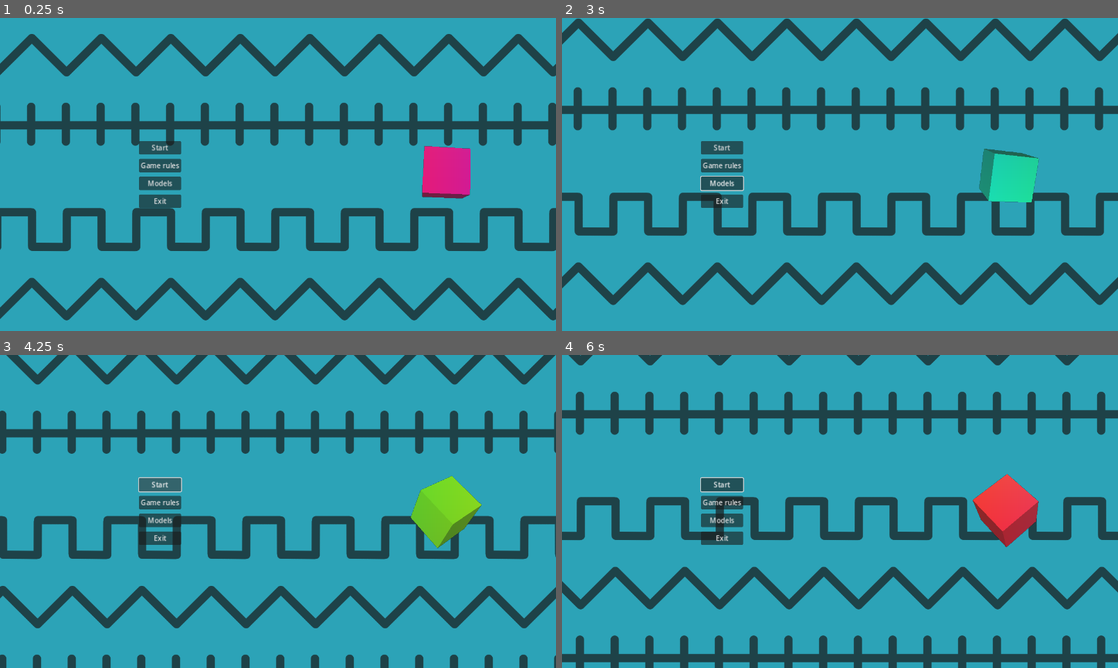
Above: before the commit, frames 1-4 (two rows, left to right).
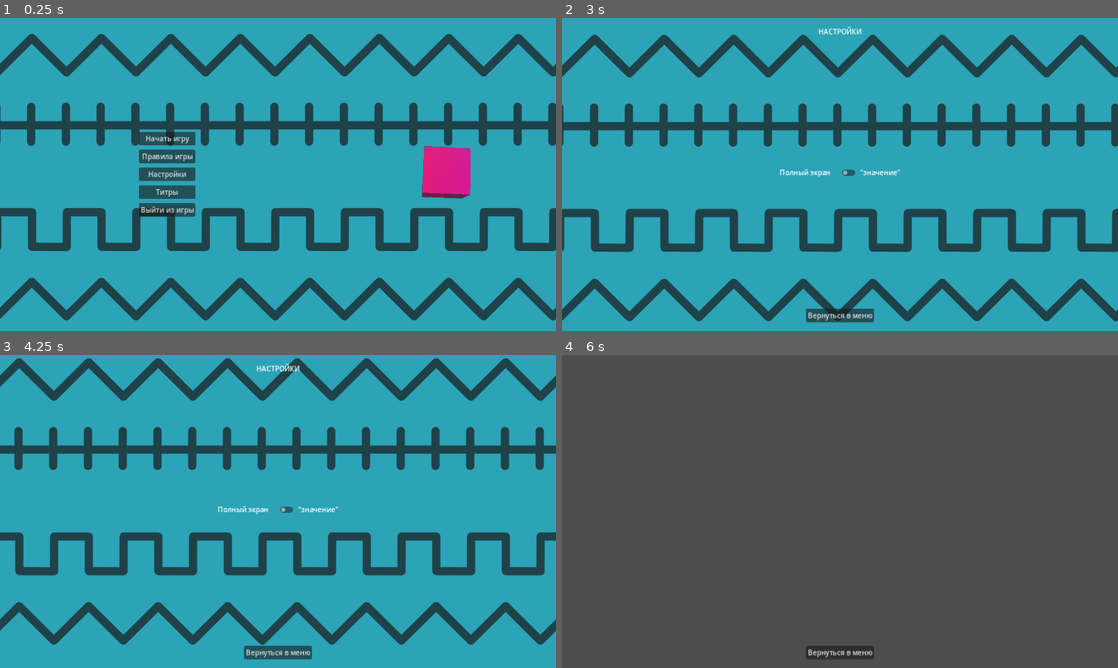
Above: after the commit, the same moments.

Repository: Salenhard/Interactive-graphic-systems
Game: Godot game, scene res://Scenes/main_menu.tscn
The game is run twice, just before and just after one commit, with the same random seed, the same clock (stepped at 60 frames per second) and the same inputs.
Inputs (mouse positions are in pixels of both pictures, inside the frame that each line leads up to):
- Up to frame 1 (0.25 s): no input
- Up to frame 2 (3 s): click "Game rules" (after the commit: "Правила игры") at 0.5 s; click "Вернуться в меню" at 1.25 s; click (723, 183) at 2 s, where only the run before the commit has a clickable "Models"; click (728, 174) at 2.75 s, where only the run after the commit has a clickable "Настройки"
- Up to frame 3 (4.25 s): click (161, 483) at 3.5 s, where only the run before the commit has a clickable "Start"
- Up to frame 4 (6 s): click (723, 483) at 4.25 s, where only the run before the commit has a clickable "Start"; click (840, 652) at 5 s, where only the run after the commit has a clickable "Вернуться в меню"; click (728, 530) at 5.75 s, where only the run after the commit has a clickable "Титры"

The runs differ from the first frame. In frame 1, 1.8% of the frame differs, in the area x 25-36%, y 36-64%; in frame 2, 32%; in frame 3, 31%; in frame 4, 100%, in the area x 0-100%, y 0-100%.

Commit message:
Main scene:
Changed:
> Rusificated
Added:
+ Titles, settings buttons

Diff:
--- a/Lab-s/3/Godot/Scenes/main_menu_ui.tscn
+++ b/Lab-s/3/Godot/Scenes/main_menu_ui.tscn
@@ -31,21 +31,25 @@
 
 [node name="Play" type="Button" parent="MarginContainer/VBoxContainer"]
 layout_mode = 2
-text = "Start"
+text = "Начать игру"
 
 [node name="Game rules" type="Button" parent="MarginContainer/VBoxContainer"]
 layout_mode = 2
-text = "Game rules"
+text = "Правила игры"
 
-[node name="Models" type="Button" parent="MarginContainer/VBoxContainer"]
+[node name="Settings" type="Button" parent="MarginContainer/VBoxContainer"]
 layout_mode = 2
-text = "Models
-"
+text = "Настройки"
+
+[node name="Autors" type="Button" parent="MarginContainer/VBoxContainer"]
+layout_mode = 2
+text = "Титры"
 
 [node name="Exit" type="Button" parent="MarginContainer/VBoxContainer"]
 layout_mode = 2
-text = "Exit"
+text = "Выйти из игры"
 
 [connection signal="pressed" from="MarginContainer/VBoxContainer/Game rules" to="." method="_on_game_rules_pressed"]
-[connection signal="pressed" from="MarginContainer/VBoxContainer/Models" to="." method="_on_models_pressed"]
+[connection signal="pressed" from="MarginContainer/VBoxContainer/Settings" to="." method="_on_settings_pressed"]
+[connection signal="pressed" from="MarginContainer/VBoxContainer/Autors" to="." method="_on_titles_pressed"]
 [connection signal="pressed" from="MarginContainer/VBoxContainer/Exit" to="." method="_on_exit_pressed"]
--- a/Lab-s/3/Godot/Scripts/main_menu_ui.gd
+++ b/Lab-s/3/Godot/Scripts/main_menu_ui.gd
@@ -9,5 +9,9 @@
 	get_tree().change_scene_to_file("res://Scenes/game_rules.tscn")
 
 
-func _on_models_pressed():
-	get_tree().change_scene_to_file("res://Scenes/models.tscn")
+func _on_titles_pressed():
+	get_tree().change_scene_to_file("res://Scenes/titles.tscn")
+
+
+func _on_settings_pressed():
+	get_tree().change_scene_to_file("res://Scenes/settings.tscn")
--- a/Lab-s/3/Godot/project.godot
+++ b/Lab-s/3/Godot/project.godot
@@ -12,7 +12,7 @@
 
 config/name="Pairs remembering"
 run/main_scene="res://Scenes/main_menu.tscn"
-config/features=PackedStringArray("4.1", "GL Compatibility")
+config/features=PackedStringArray("4.2", "GL Compatibility")
 boot_splash/bg_color=Color(0.305882, 0.305882, 0.305882, 1)
 config/icon="res://Assets/Images/icon.svg"
 
